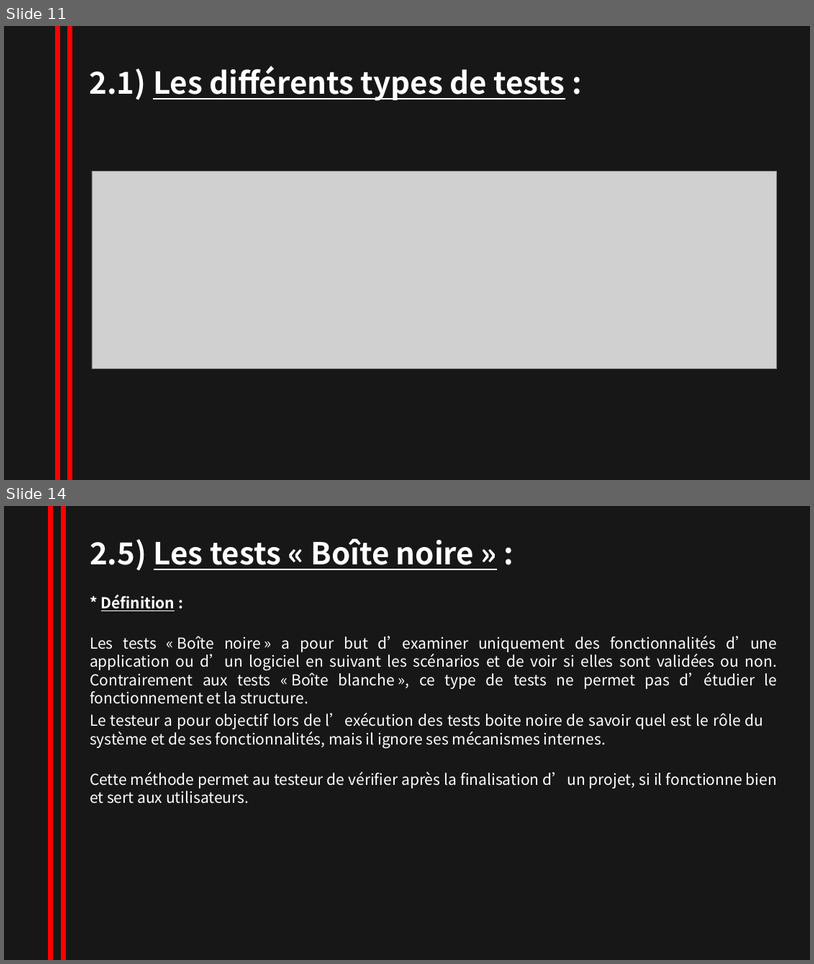
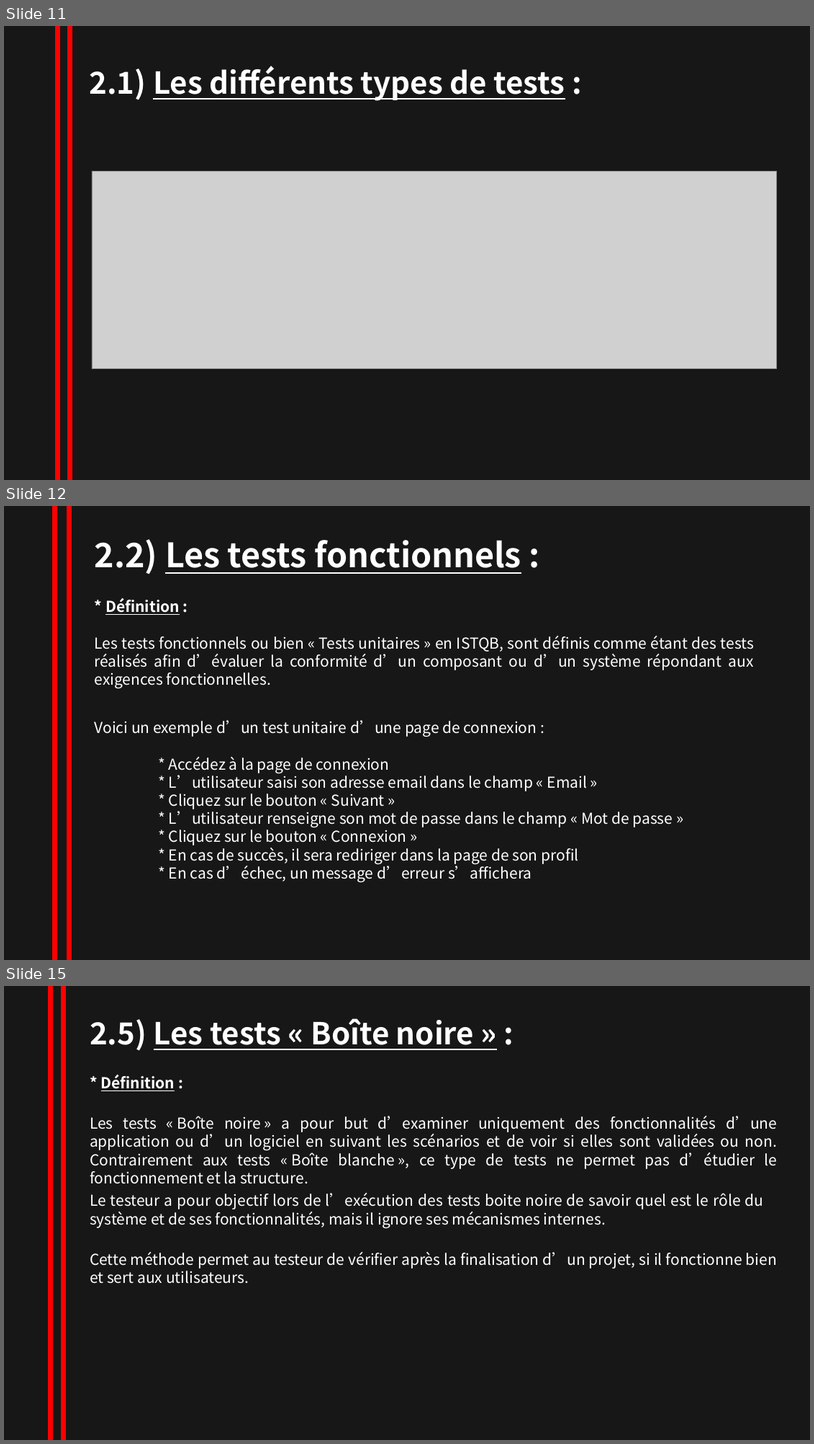
Before and after one commit to NesrineZitouni11/nesrine_zitouni, a slide deck: TRAVAUX/powerpointRevisionISTQB.pptx. Shown one above the other, each under a label of ours: slides 11 and 14 before the commit, slides 11, 12 and 15 after it; the slides between them are not shown. The pictures are 814x964 and 814x1444 pixels, drawn with LibreOffice and Linux fonts; fonts in the diff are those of the drawing; grey boxes stand for pictures. Boxes give left, top, right and bottom in pixels: in the first picture for what was removed or moved away, otherwise in the second. Text is boxed around its words. In the diff, an @@ line names an element or a change of style, - is before the commit and + after.

```diff
--- a/TRAVAUX/powerpointRevisionISTQB.pptx
+++ b/TRAVAUX/powerpointRevisionISTQB.pptx
@@ slide 12 added at bbox=[4, 506, 810, 960], background #181717 @@
@@ line added from (55, 506) to (55, 960), #FF0000 6 pt @@
@@ line added from (70, 506) to (70, 960), #FF0000 6 pt @@
@@ text added at bbox=[95, 539, 522, 574], 40 pt, text #FFFFFF, bold, underline @@
+2.2) Les tests fonctionnels :
@@ text added at bbox=[106, 598, 180, 615], 18 pt, text #FFFFFF, bold, underline @@
+* Définition :
@@ text added at bbox=[95, 636, 754, 688], 18 pt, text #FFFFFF @@
+Les tests fonctionnels ou bien « Tests unitaires » en ISTQB, sont définis comme étant des tests réalisés afin d’évaluer la conformité d’un composant ou d’un système répondant aux exigences fonctionnelles.
@@ text added at bbox=[95, 720, 674, 882], 18 pt, text #FFFFFF @@
+Voici un exemple d’un test unitaire d’une page de connexion :
+* Accédez à la page de connexion
+* L’utilisateur saisi son adresse email dans le champ « Email »
+* Cliquez sur le bouton « Suivant »
+* L’utilisateur renseigne son mot de passe dans le champ « Mot de passe »
+* Cliquez sur le bouton « Connexion »
+* En cas de succès, il sera rediriger dans la page de son profil
+* En cas d’échec, un message d’erreur s’affichera
@@ what was slide 14 is now slide 15 @@
```
Also in this commit, not shown: 3 slides changed, 1 other slide added.
